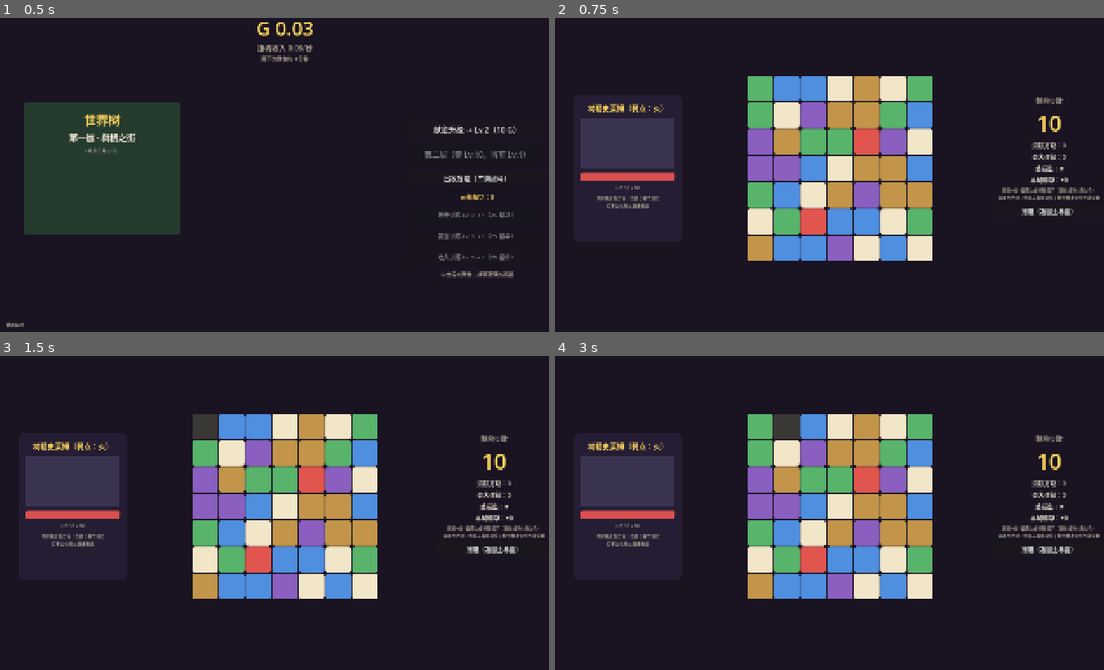
Above: before the commit, frames 1-4 (two rows, left to right).
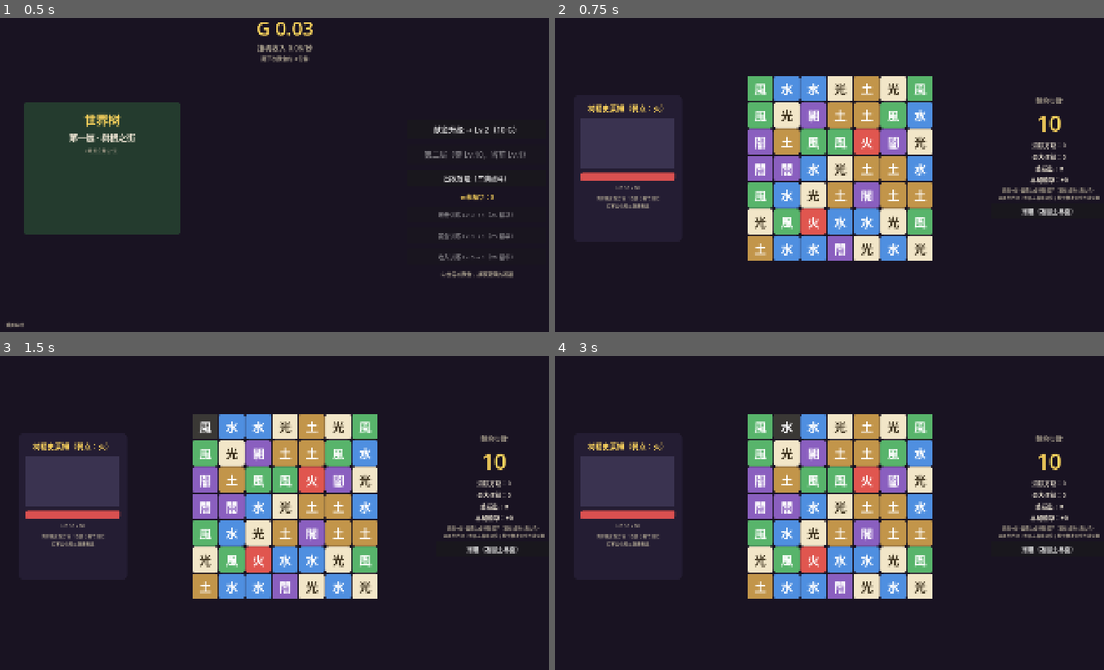
Above: after the commit, the same moments.

Repository: MengUkal/--Idle-simulation-management-self-test
Game: Godot game, scene res://scenes/main/main.tscn
Two runs of this game, one before a commit and one after it. Both use one fixed random seed, a clock stepped at 60 frames per second and the inputs below.
Inputs (mouse positions are in pixels of both pictures, inside the frame that each line leads up to):
- Up to frame 1 (0.5 s): no input
- Up to frame 2 (0.75 s): click "出发冒险（三消战斗）" at 0.5 s
- Up to frame 3 (1.5 s): click (203, 425) at 1.27 s
- Up to frame 4 (3 s): click (758, 425) at 2 s, where only the run after the commit has a clickable "風"; click (785, 425) at 2.77 s

Frame 1 is identical in both runs. In frame 2, 2.6% of the frame differs, in the area x 36-68%, y 20-76%; in frame 3, 2.6%; in frame 4, 2.6%.

Commit message:
fix(ui): special tiles readable - border shapes instead of text glyphs
- element char always single large glyph (was two-char small text, hard to read)
- special distinction via stylebox borders: line_h=horizontal stripes, line_v=vertical
  stripes, bomb=gold frame, bird=gold frame on dark bg (no glyph dependency)
- removed washed-out modulate tint (was killing color identity)
- smoke clean, match3 suite green

Diff:
--- a/scenes/battle/battle.gd
+++ b/scenes/battle/battle.gd
@@ -44,6 +44,7 @@
 var _toast: Label
 var _toast_tween: Tween
 var _bird_sb: StyleBoxFlat
+var _special_style_cache := {}
 
 
 func _process(delta: float) -> void:
@@ -349,32 +350,19 @@
 			var b: Button = tiles[r][c]
 			var v: int = board.grid[r][c]
 			var sp: int = board.special_at(r, c)
-			var text: String
-			var col: Color
-			if sp == Match3Board.SPECIAL_BIRD or v == Match3Board.BIRD_ELEM:
-				text = "神鸟"
-				col = COL_GOLD
+			# 属性文字恒为大号单字，保证一眼可辨；特效用边框形状区分（不依赖字形）
+			b.text = "鸟" if sp == Match3Board.SPECIAL_BIRD else Balance.ELEMENT_NAMES[v]
+			b.add_theme_font_size_override("font_size", 40)
+			if sp == Match3Board.SPECIAL_BIRD:
 				b.add_theme_stylebox_override("normal", _bird_style())
-				b.add_theme_font_size_override("font_size", 26)
+				b.add_theme_color_override("font_color", COL_GOLD)
+			elif sp != Match3Board.SPECIAL_NONE:
+				b.add_theme_stylebox_override("normal", _special_style(v, sp))
+				b.add_theme_color_override("font_color", Balance.ELEMENT_TEXT_COLORS[v])
 			else:
-				text = Balance.ELEMENT_NAMES[v]
-				col = Balance.ELEMENT_TEXT_COLORS[v]
-				match sp:
-					Match3Board.SPECIAL_LINE_H:
-						text += "↔"
-					Match3Board.SPECIAL_LINE_V:
-						text += "↕"
-					Match3Board.SPECIAL_BOMB:
-						text += "◎"
 				b.add_theme_stylebox_override("normal", _tile_style(v))
-				b.add_theme_font_size_override("font_size", 30 if sp != Match3Board.SPECIAL_NONE else 40)
-			b.add_theme_color_override("font_color", col)
-			if selected == Vector2i(c, r):
-				b.modulate = Color(1.4, 1.4, 1.15)
-			elif sp != Match3Board.SPECIAL_NONE:
-				b.modulate = Color(1.25, 1.25, 0.9)
-			else:
-				b.modulate = Color.WHITE
+				b.add_theme_color_override("font_color", Balance.ELEMENT_TEXT_COLORS[v])
+			b.modulate = Color(1.4, 1.4, 1.15) if selected == Vector2i(c, r) else Color.WHITE
 
 
 func _bird_style() -> StyleBoxFlat:
@@ -383,8 +371,29 @@
 		_bird_sb.bg_color = Color("3a2f55")
 		_bird_sb.set_corner_radius_all(10)
 		_bird_sb.border_color = COL_GOLD
-		_bird_sb.set_border_width_all(3)
+		_bird_sb.set_border_width_all(4)
 	return _bird_sb
+
+
+## 特殊棋子样式：元素底色 + 形状边框（横条纹=清行，竖条纹=清列，金框=爆炸）
+func _special_style(element: int, sp: int) -> StyleBoxFlat:
+	var key := "%d_%d" % [element, sp]
+	if _special_style_cache.has(key):
+		return _special_style_cache[key]
+	var sb: StyleBoxFlat = _tile_style(element).duplicate()
+	sb.border_color = Color(1, 1, 1, 0.95)
+	match sp:
+		Match3Board.SPECIAL_LINE_H:
+			sb.border_width_top = 6
+			sb.border_width_bottom = 6
+		Match3Board.SPECIAL_LINE_V:
+			sb.border_width_left = 6
+			sb.border_width_right = 6
+		Match3Board.SPECIAL_BOMB:
+			sb.set_border_width_all(5)
+			sb.border_color = COL_GOLD
+	_special_style_cache[key] = sb
+	return sb
 
 
 func _refresh_hud() -> void:
